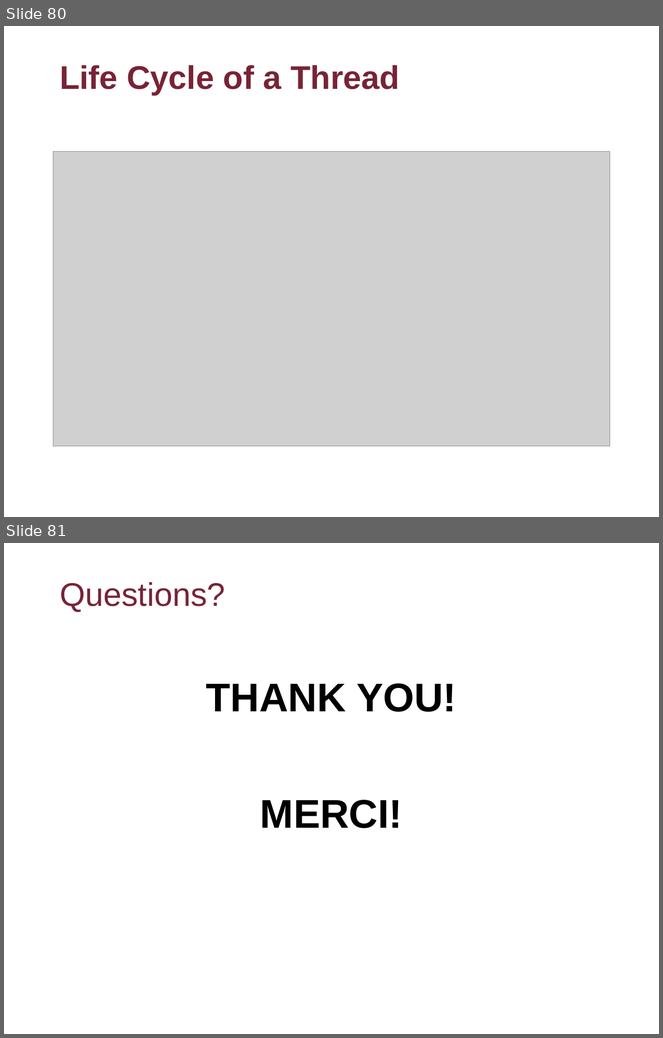
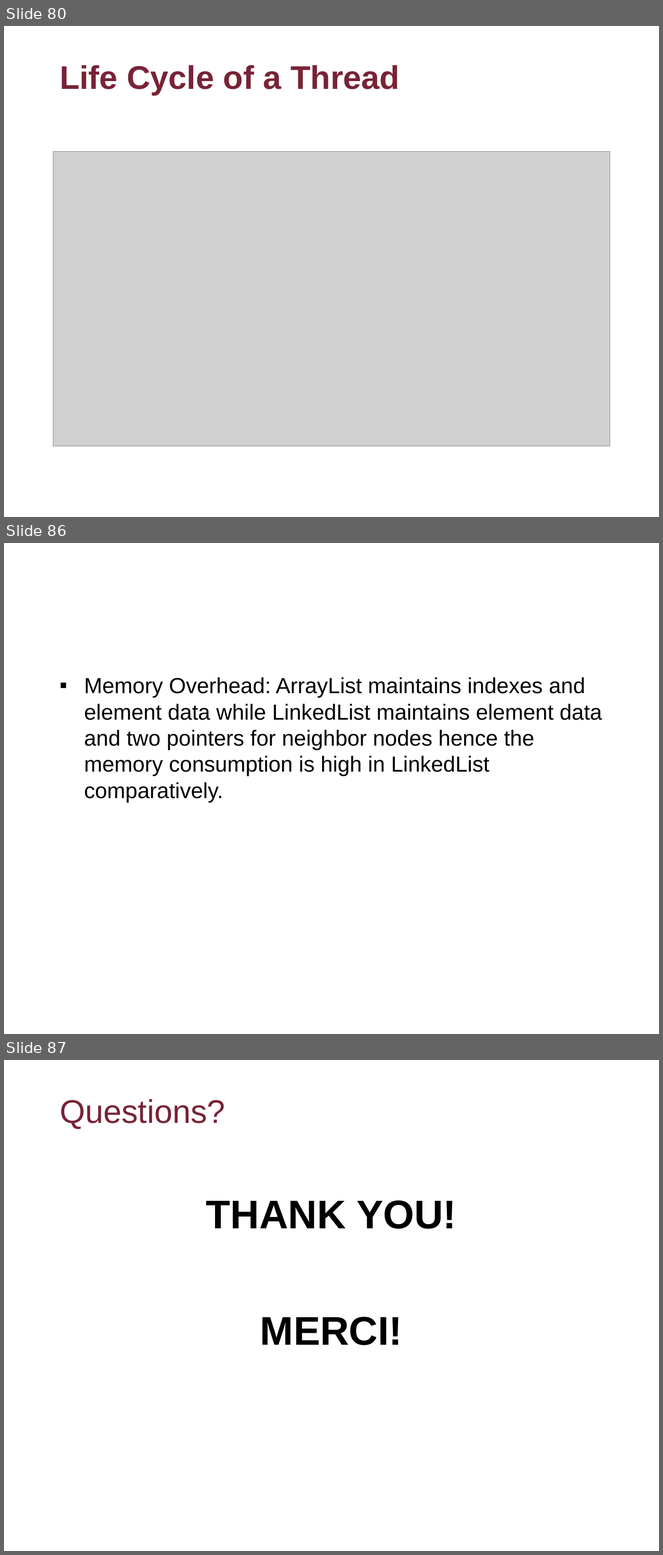
Before and after one commit to flyworker/java-workshop, a slide deck: Advanced Java Workshop-Concordia.ppt. Shown one above the other, each under a label of ours: slides 80 and 81 before the commit, slides 80, 86 and 87 after it; the slides between them are not shown. The pictures are 663x1038 and 663x1555 pixels, drawn with LibreOffice and Linux fonts; fonts in the diff are those of the drawing; grey boxes stand for pictures; background and template pictures are left out. Boxes give left, top, right and bottom in pixels: in the first picture for what was removed or moved away, otherwise in the second. Text is boxed around its words. In the diff, an @@ line names an element or a change of style, - is before the commit and + after.

```diff
--- a/Advanced Java Workshop-Concordia.ppt
+++ b/Advanced Java Workshop-Concordia.ppt
@@ slide 86 added at bbox=[4, 543, 659, 1034], background picture (left out) @@
@@ text added at bbox=[84, 677, 603, 802], 24 pt, text #000000 @@
+▪ Memory Overhead: ArrayList maintains indexes and element data while LinkedList maintains element data and two pointers for neighbor nodes hence the memory consumption is high in LinkedList comparatively.
@@ what was slide 81 is now slide 87 @@
```
Also in this commit, not shown: 5 other slides added, 3 other files.
